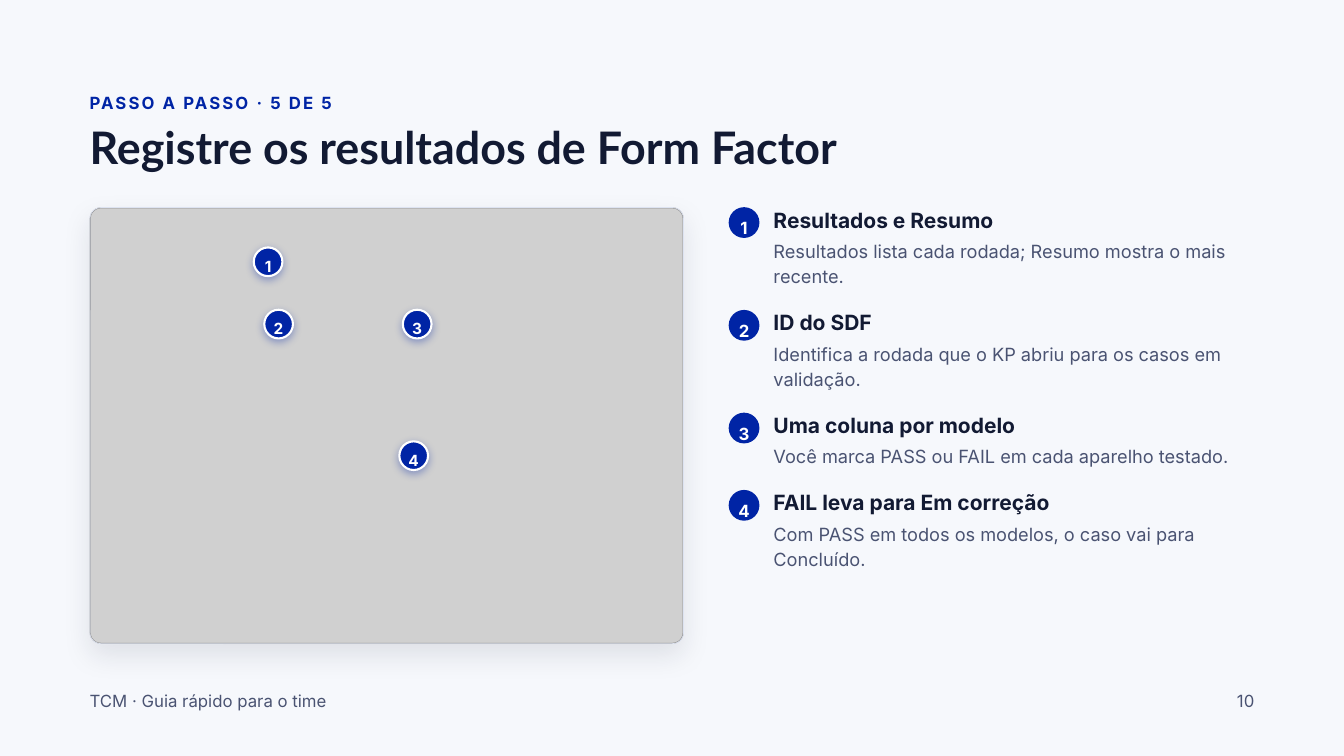
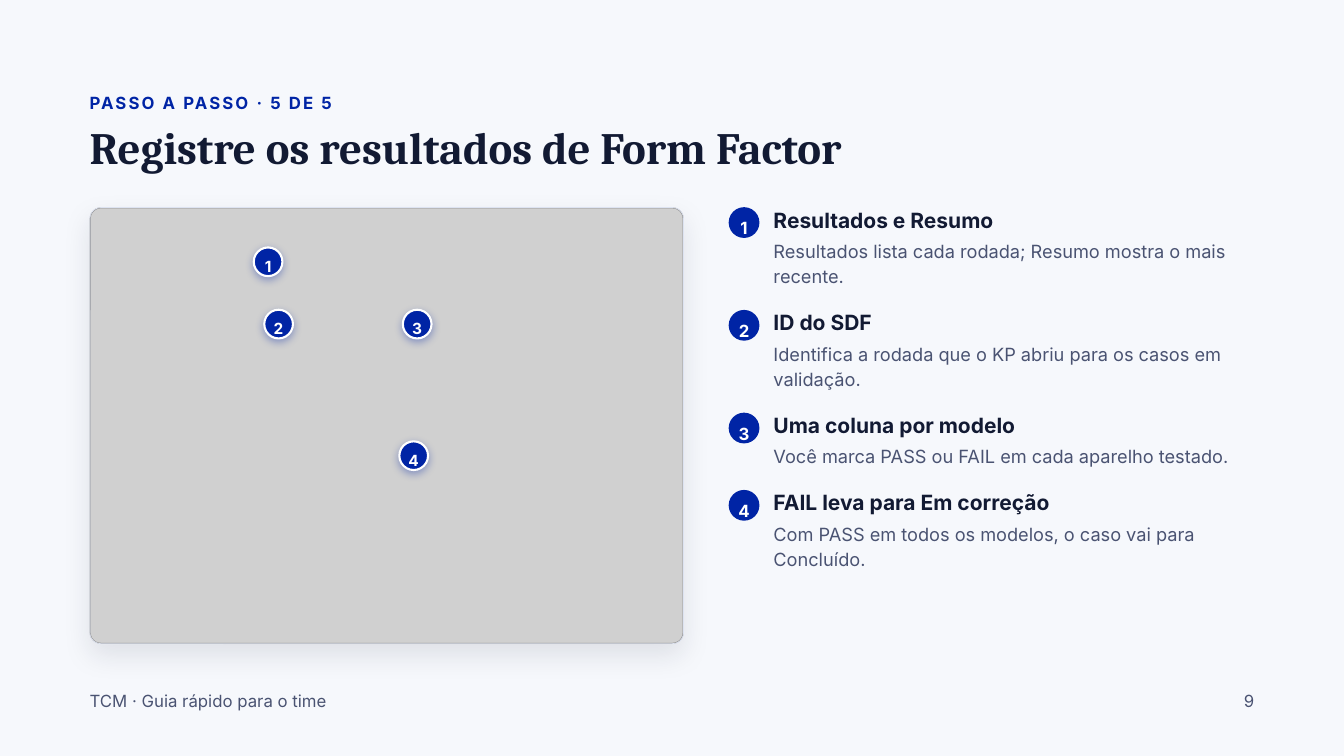
Before and after one commit to acarolinelais/tcm, a slide deck: slide 9 of docs/apresentacoes/tcm-guia-do-time.pptx (slide 10 before the commit). Drawn at 1344x756 pixels with LibreOffice and Linux fonts; fonts in the diff are those of the drawing; grey boxes stand for pictures. Boxes give left, top, right and bottom in pixels: in the first picture for what was removed or moved away, otherwise in the second. Text is boxed around its words. In the diff, an @@ line names an element or a change of style, - is before the commit and + after.

```diff
--- a/docs/apresentacoes/tcm-guia-do-time.pptx
+++ b/docs/apresentacoes/tcm-guia-do-time.pptx
@@ title "Registre os resultados de Form ..." at [90, 133, 842, 174]: font Lato to Cambria @@
@@ text at [1244, 694, 1254, 707]: text changed @@
-10
+9
```
Also in this commit, not shown: 10 other slides changed.
